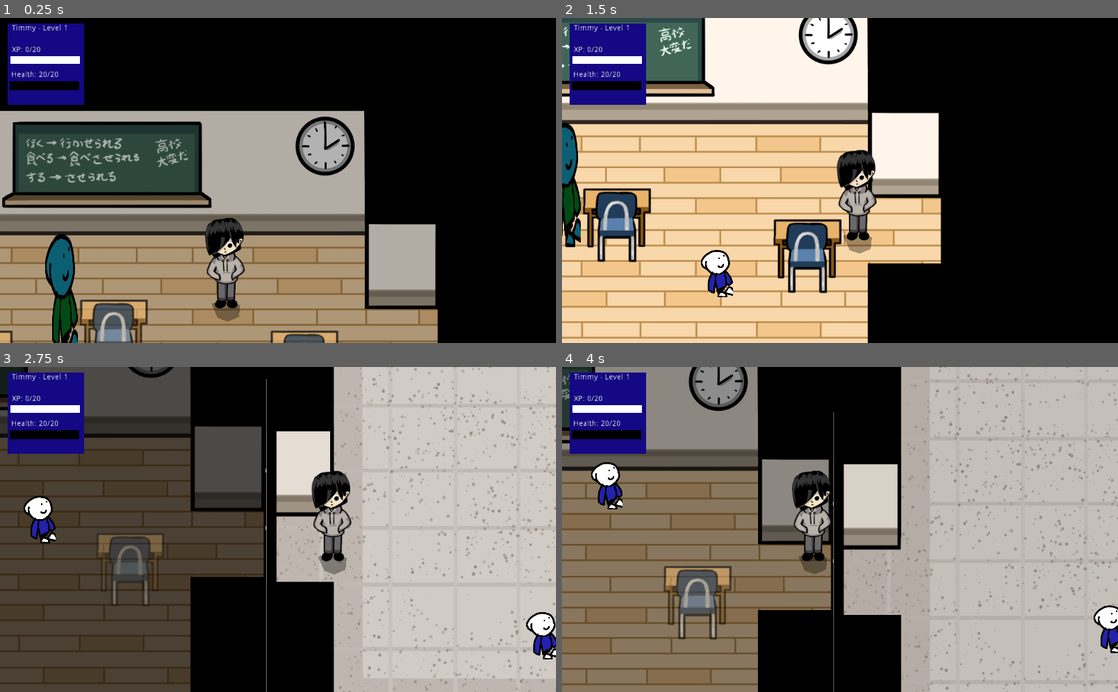
Above: before the commit, frames 1-4 (two rows, left to right).
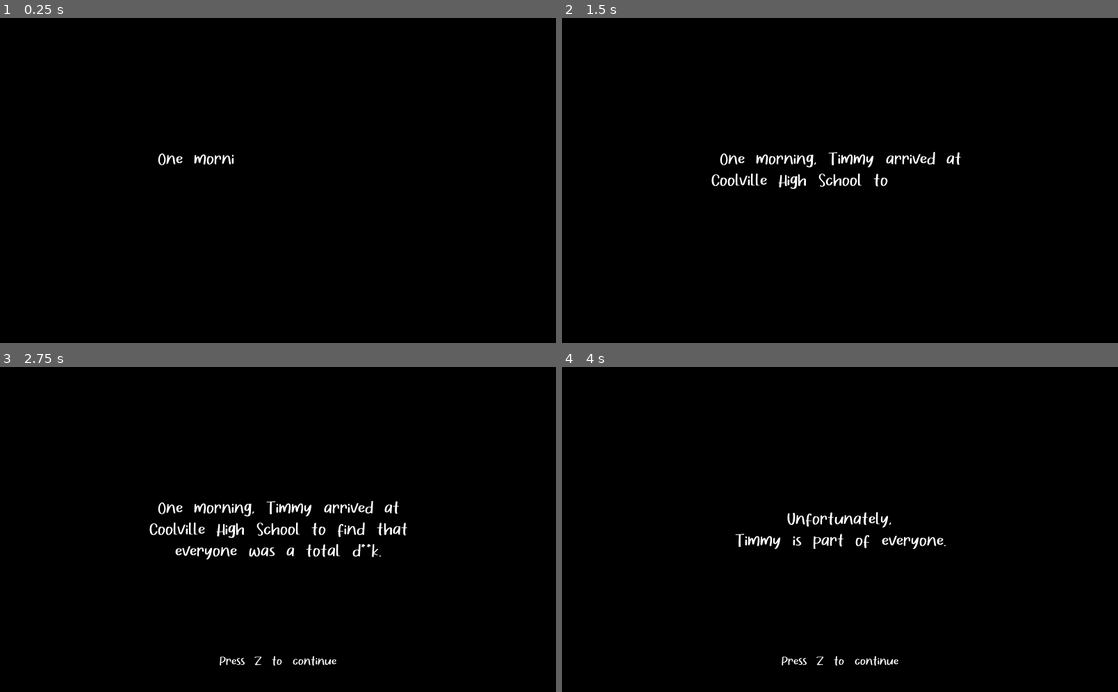
Above: after the commit, the same moments.

Repository: johnfn/ld49
Game: Godot game, scene res://Main.tscn
The game is run twice, just before and just after one commit, with the same random seed, the same clock (stepped at 60 frames per second) and the same inputs. The engine's default icon, where the game draws it, is replaced by a stand-in: a white triangle on a blue panel in a dark square.
Inputs (mouse positions are in pixels of both pictures, inside the frame that each line leads up to):
- Up to frame 1 (0.25 s): no input
- Up to frame 2 (1.5 s): move the mouse to (962, 164) at 0.52 s; hold Right (ui_right) 0.53-1.28 s; tap Z (action) at 0.6, 1.35 s; move the mouse to (728, 196) at 1.27 s; hold Down (ui_down) from 1.28 s (still down)
- Up to frame 3 (2.75 s): move the mouse to (333, 458) at 2.02 s; release Down (ui_down) at 2.03 s; hold Right (ui_right) from 2.03 s (still down); tap X (angry) at 2.1 s; tap Z (action) at 2.3 s
- Up to frame 4 (4 s): tap Z (action) at 2.75, 2.85, 3.6 s; move the mouse to (812, 594) at 2.77 s; release Right (ui_right) at 2.78 s; hold Up (ui_up) 2.78-3.53 s; move the mouse to (1006, 578) at 3.52 s; hold Left (ui_left) from 3.53 s (still down)

The runs differ from the first frame. In frame 1, 52% of the frame differs, in the area x 0-79%, y 1-100%; in frame 2, 58%; in frame 3, 83%, in the area x 0-100%, y 0-100%; in frame 4, 83%.

Commit message:
Overlay text changes

Diff:
--- a/Cinematics.gd
+++ b/Cinematics.gd
@@ -3,6 +3,7 @@
 onready var screen_fade = $ScreenFade
 onready var overlay_text: Label = $OverlayText
 onready var press_z_to_continue: Label = $PressZToContinue
+onready var big_press_prompt: Label = $PressPrompt
 onready var animation_player = $AnimationPlayer
 onready var item_get = $ItemGet
 
@@ -56,8 +57,6 @@
   press_z_to_continue.visible = false
 
 func write_overlay_text(text: String):
-  hide_press_z_to_continue()
-
   overlay_text.visible = true
   overlay_text.text = text
   overlay_text.percent_visible = 0.0
@@ -66,21 +65,16 @@
     overlay_text.visible_characters += 1
 
     yield(get_tree(), "idle_frame")
-
-    if Input.is_action_just_pressed("action"):
-      break
-
     yield(get_tree(), "idle_frame")
 
-    if Input.is_action_just_pressed("action"):
-      break
-
+  big_press_prompt.visible = true
   overlay_text.percent_visible = 1.0
 
   yield(get_tree(), "idle_frame")
 
-  yield(show_press_z_to_continue(), "completed")
+  yield(wait_for_z_press(), "completed")
 
+  big_press_prompt.visible = false
   overlay_text.percent_visible = 0
 
 func snap_camera():
@@ -91,18 +85,31 @@
   G.camera().smoothing_enabled = true
 
 func _on_CinematicTrigger_on_trigger():
-  if not G.debug:
-    start_cinematic()
-    insta_go_to_black()
-    yield(write_overlay_text("One morning, Timmy arrived at Coolville High School to find that everyone was being a total d**k."), "completed")
-    yield(write_overlay_text("Unfortunately, Timmy is part of everyone."), "completed")
-    fade_from_black_timed()
-    snap_camera()
+  pass
+#  if not G.debug:
+#    run_trunchbull_cinematic()
 
-    G.dialog().start([
-      { "speaker": "Miss Trunchbull", "dialog": "alright class i have an announcement to make", },
-      { "speaker": "Miss Trunchbull", "dialog": "ive decided to send timmy to detention until he stops being a huge loser so say your last goodbyes now", },
-    ])
+# TODO make the overlay text better
+# TODO make the dialog window look better
+# TODO fix overlay text skipping
+# TODO don't let the last line leave the screen
+# TODO make the intro start immediately
+# TODO add a Press X to GET ANGRY
+func run_trunchbull_cinematic():
+  start_cinematic()
+  insta_go_to_black()
+  yield(write_overlay_text("One morning, Timmy arrived at Coolville High School to find that everyone was a total d**k."), "completed")
+  yield(write_overlay_text("Unfortunately,\nTimmy is part of everyone."), "completed")
+  fade_from_black_timed()
+  snap_camera()
+
+  G.dialog().start([
+    { "speaker": "Miss Trunchbull", "dialog": "alright class i have an announcement to make", },
+    { "speaker": "Miss Trunchbull", "dialog": "i've decided to send timmy to detention until he stops being a huge loser, so say your last goodbyes now", },
+    { "speaker": "Miss Trunchbull", "dialog": "wow no one even wants to say goodbye", },
+    { "speaker": "Miss Trunchbull", "dialog": "this is the end of the line timmy", },
+    { "speaker": "Miss Trunchbull", "dialog": "you're going to qualify for social security in detention timmy", },
+  ])
 
 var fade_frames = 30.0
 var max_black = 0.88
@@ -154,6 +161,9 @@
     if "visible" in child:
       child.visible = false
 
+  if not G.debug:
+    run_trunchbull_cinematic()
+
 func _process(delta):
   if G.mode != G.PauseMode.Cinematic:
     return
--- a/Cinematics.tscn
+++ b/Cinematics.tscn
@@ -1,7 +1,9 @@
-[gd_scene load_steps=4 format=2]
+[gd_scene load_steps=6 format=2]
 
 [ext_resource path="res://Cinematics.gd" type="Script" id=1]
 [ext_resource path="res://ItemGet.tscn" type="PackedScene" id=2]
+[ext_resource path="res://fonts/item_get_subheader.tres" type="DynamicFont" id=3]
+[ext_resource path="res://fonts/item_get_prompt.tres" type="DynamicFont" id=4]
 
 [sub_resource type="Animation" id=1]
 resource_name = "PressXToContinue"
@@ -34,11 +36,16 @@
 }
 
 [node name="OverlayText" type="Label" parent="."]
-margin_left = 280.0
-margin_top = 240.0
-margin_right = 800.0
-margin_bottom = 254.0
+anchor_left = 0.25
+anchor_top = 0.25
+anchor_right = 0.75
+anchor_bottom = 0.75
+custom_fonts/font = ExtResource( 3 )
+custom_colors/font_color = Color( 1, 1, 1, 1 )
 text = "Blah blah overlay text here"
+align = 1
+valign = 1
+autowrap = true
 __meta__ = {
 "_edit_use_anchors_": false
 }
@@ -58,3 +65,15 @@
 
 [node name="AnimationPlayer" type="AnimationPlayer" parent="."]
 anims/PressXToContinue = SubResource( 1 )
+
+[node name="PressPrompt" type="Label" parent="."]
+anchor_right = 1.0
+margin_top = 529.0
+margin_bottom = 557.0
+custom_fonts/font = ExtResource( 4 )
+text = "Press Z to continue"
+align = 1
+autowrap = true
+__meta__ = {
+"_edit_use_anchors_": false
+}
--- a/Globals.gd
+++ b/Globals.gd
@@ -1,6 +1,6 @@
 extends Node2D
 
-var debug = true
+var debug = false
 
 enum PauseMode {
   None = 0,
--- a/ItemGet.tscn
+++ b/ItemGet.tscn
@@ -23,9 +23,9 @@
 
 [node name="VBoxContainer" type="VBoxContainer" parent="CenterContainer"]
 margin_left = 262.0
-margin_top = 24.0
+margin_top = 21.0
 margin_right = 762.0
-margin_bottom = 581.0
+margin_bottom = 578.0
 rect_min_size = Vector2( 500, 0 )
 custom_constants/separation = 30
 
--- a/project.godot
+++ b/project.godot
@@ -44,11 +44,6 @@
 "language": "GDScript",
 "path": "res://InteractionMarker.gd"
 }, {
-"base": "ColorRect",
-"class": "Inventory",
-"language": "GDScript",
-"path": "res://Inventory.gd"
-}, {
 "base": "KinematicBody2D",
 "class": "Npc",
 "language": "GDScript",
@@ -62,7 +57,6 @@
 "Dialog": "",
 "HealthBar": "",
 "InteractionMarker": "",
-"Inventory": "",
 "Npc": ""
 }
 
Not shown, added: art/overworld/table.png.import
